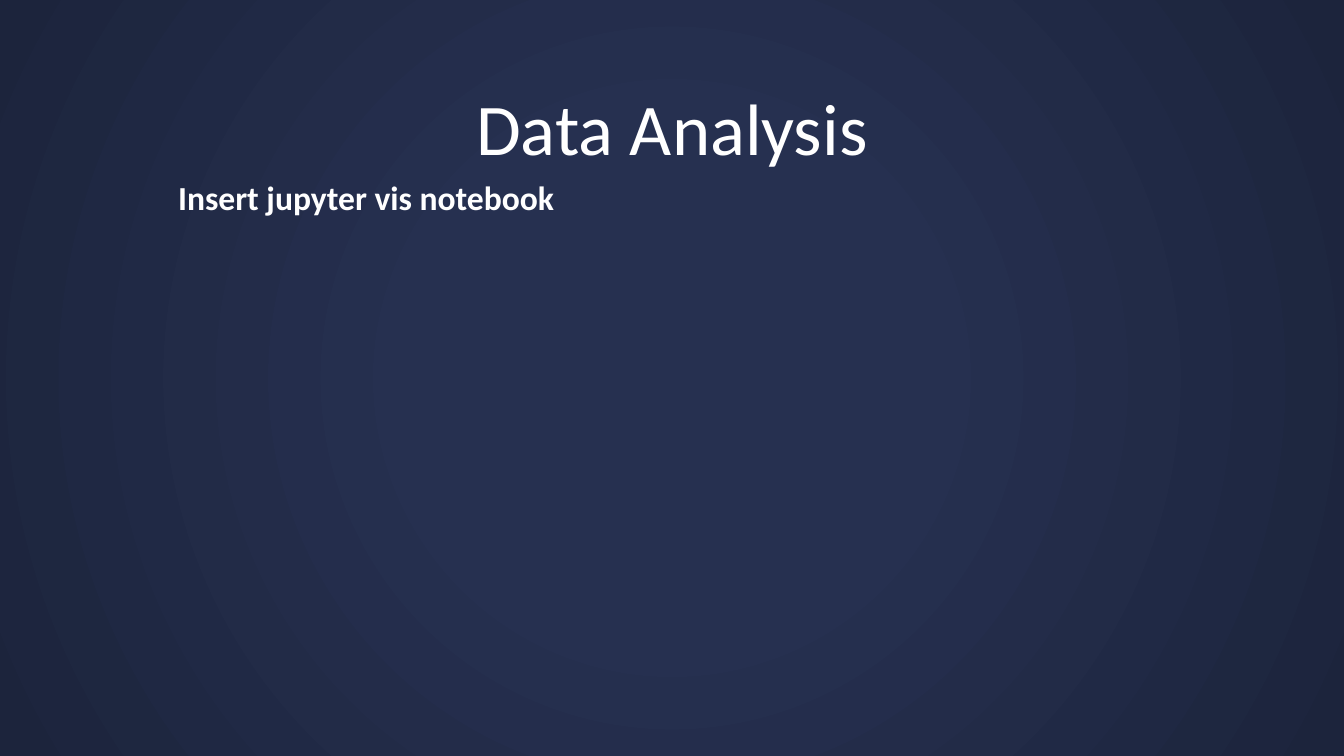
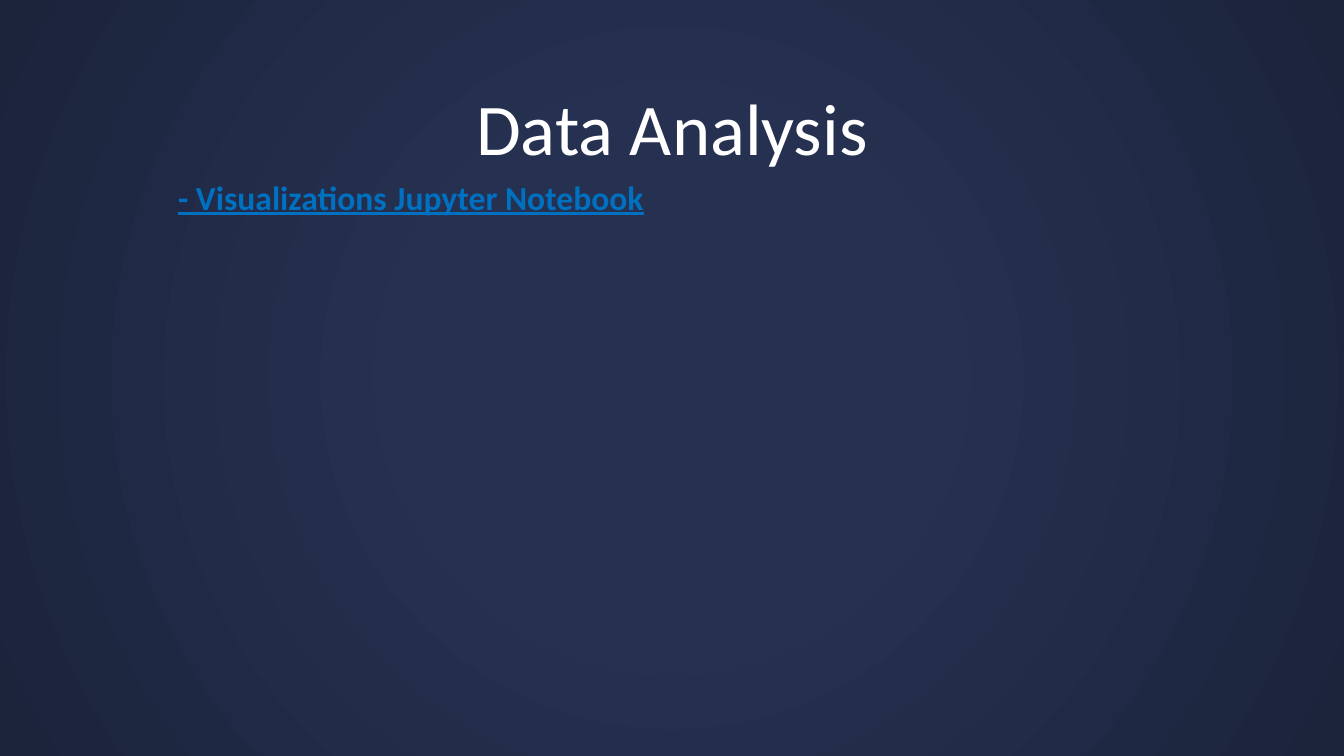
Before and after one commit to missymeyer/ProjectOne, a slide deck: slide 11 of Presentation_ProjectOne.pptx. Drawn at 1344x756 pixels with LibreOffice and Linux fonts; fonts in the diff are those of the drawing. Boxes give left, top, right and bottom in pixels: in the first picture for what was removed or moved away, otherwise in the second. Text is boxed around its words. In the diff, an @@ line names an element or a change of style, - is before the commit and + after.

Commit message:
final ppt

```diff
--- a/Presentation_ProjectOne.pptx
+++ b/Presentation_ProjectOne.pptx
@@ text at (196, 186, 644, 215): text changed; text colour #FFFFFF to #0070C0 @@
-Insert jupyter vis notebook
+- Visualizations Jupyter Notebook
```
Also in this commit, not shown: 1 other slide changed, 1 other file.
